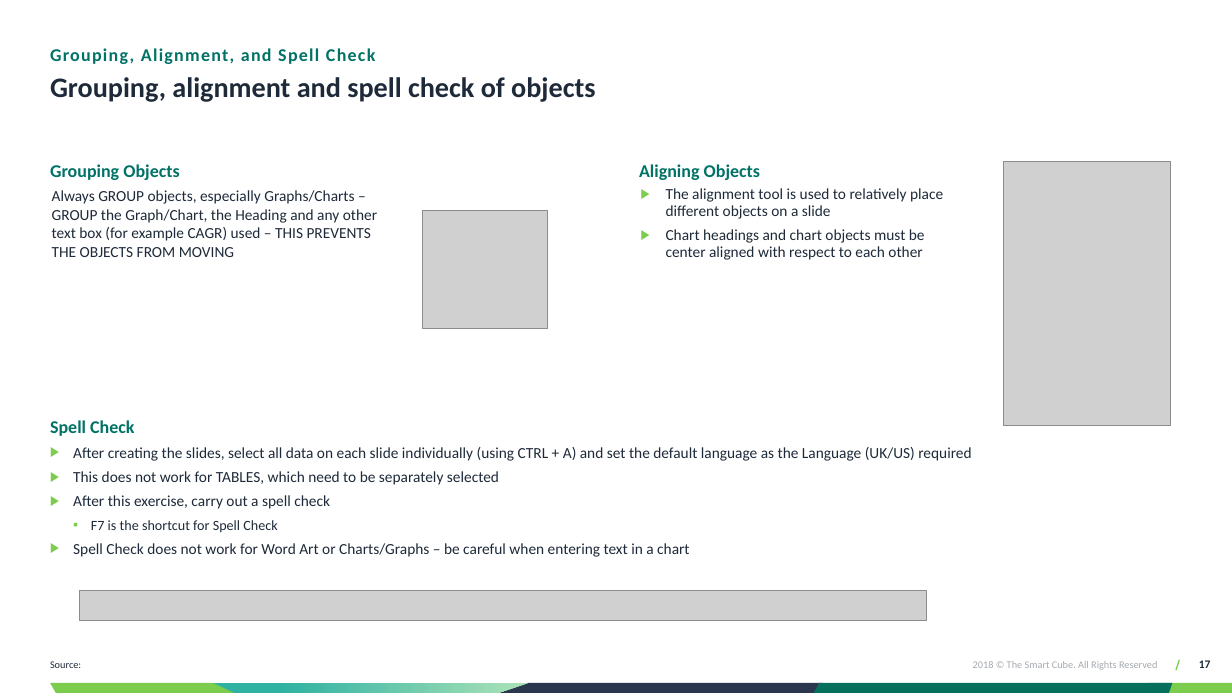
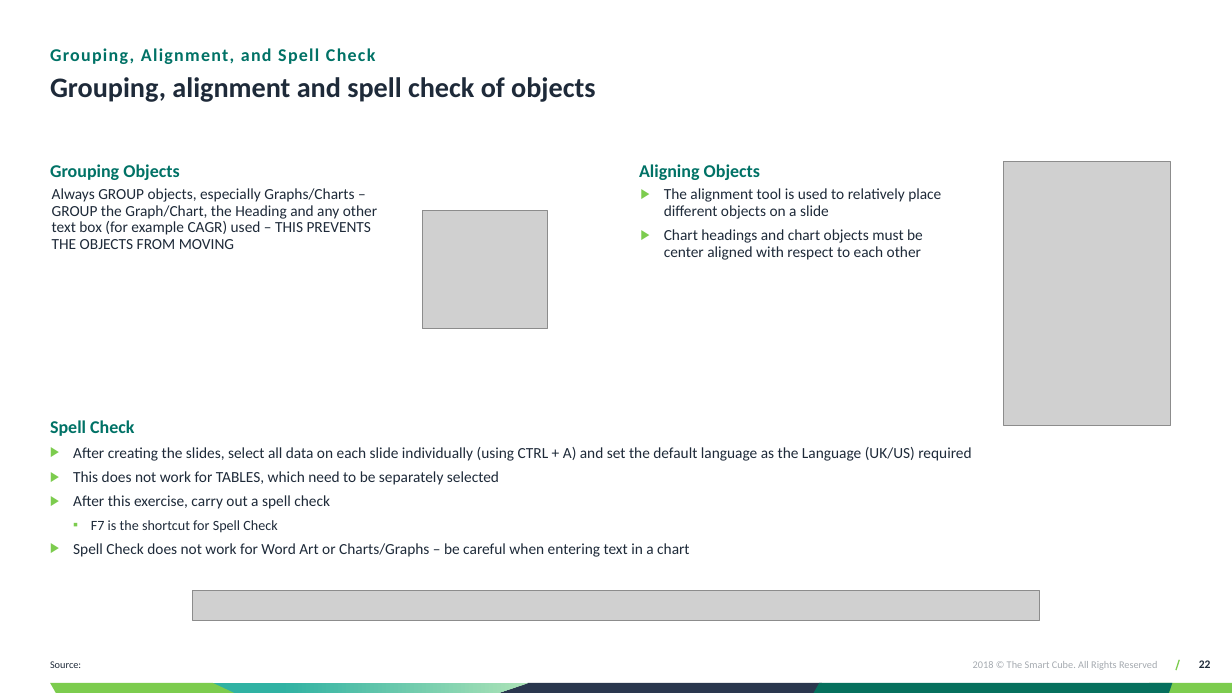
Before and after one commit to tdev131287/techandmate, a slide deck: slide 22 of TSCPPT_Addin/AppData/Template/Template_Automation.pptx (slide 17 before the commit). Drawn at 1232x693 pixels with LibreOffice and Linux fonts; fonts in the diff are those of the drawing; grey boxes stand for pictures; background and template pictures are left out. Boxes give left, top, right and bottom in pixels: in the first picture for what was removed or moved away, otherwise in the second. Text is boxed around its words. In the diff, an @@ line names an element or a change of style, - is before the commit and + after.

```diff
--- a/TSCPPT_Addin/AppData/Template/Template_Automation.pptx
+++ b/TSCPPT_Addin/AppData/Template/Template_Automation.pptx
@@ text "Grouping Objects" at box(50, 164, 179, 180): less space between paragraphs @@
@@ text "Aligning Objects" at box(639, 164, 760, 180): less space between paragraphs @@
@@ text "Always GROUP objects, especially Graphs/Charts ..." at box(52, 188, 377, 249): line spacing 1 to 0.9; more space between paragraphs @@
@@ text "The alignment tool is used ..." at box(664, 188, 941, 260): indent changed @@
@@ picture: place and size @@
-picture at box(79, 591, 927, 621)
+picture at box(192, 591, 1040, 621)
@@ page number at box(1199, 660, 1211, 668): text changed @@
-17
+22
```
Also in this commit, not shown: 12 other slides changed, 6 slides added, 1 slide removed, 56 other files.
